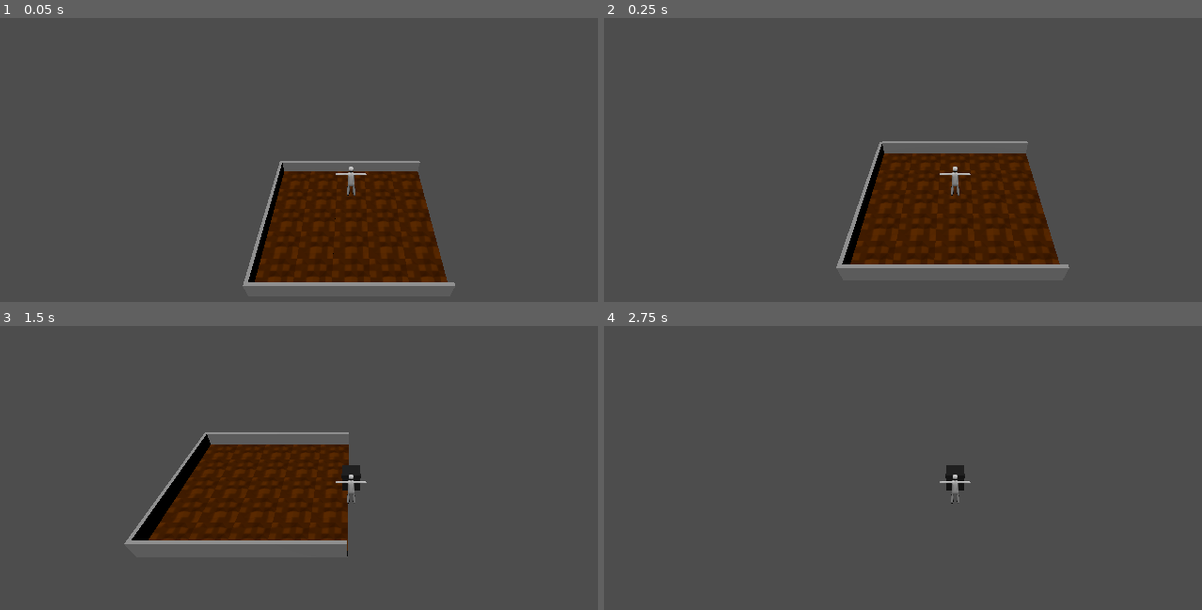
Above: before the commit, frames 1-4 (two rows, left to right).
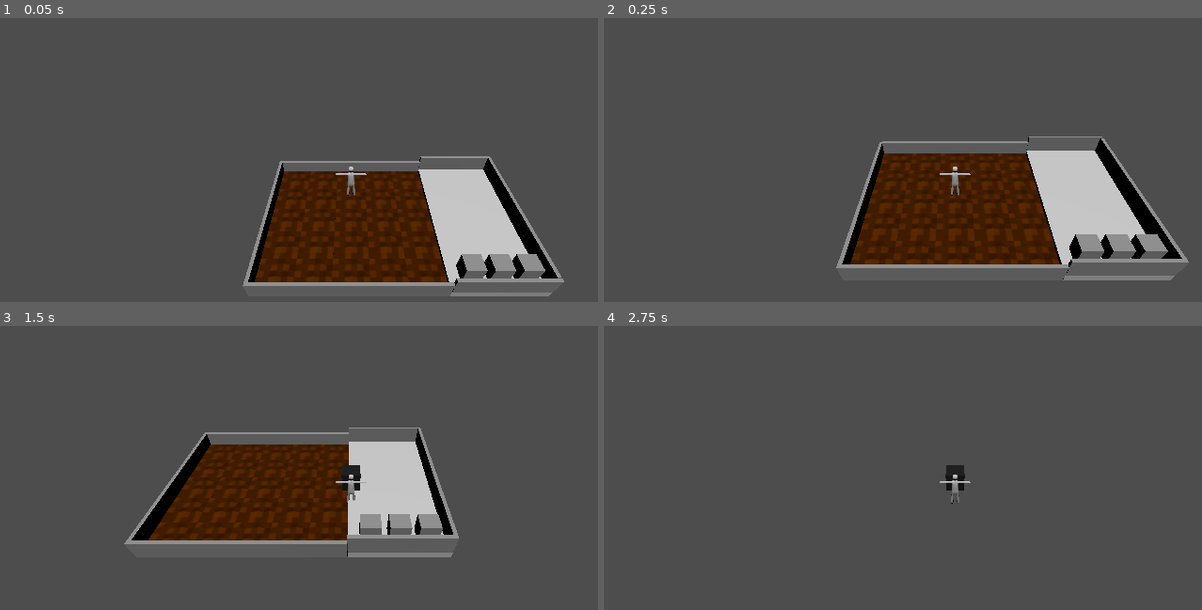
Above: after the commit, the same moments.

Repository: mswieboda/plots-llc
Game: Godot game, scene res://scenes/main.tscn
Same seed, same stepped clock (60 frames per second), same inputs: the game is played once before the commit and once after it.
Inputs:
- Up to frame 1 (0.05 s): no input
- Up to frame 2 (0.25 s): no input
- Up to frame 3 (1.5 s): hold D (right) 0.53-1.28 s; hold E (action) 0.53-1.28 s; hold S (down) from 1.28 s (still down); tap M (test_module) at 1.35 s
- Up to frame 4 (2.75 s): release S (down) at 2.03 s; hold D (right) from 2.03 s (still down); hold E (action) from 2.03 s (still down)

The runs differ from the first frame. In frame 1, 6.7% of the frame differs, in the area x 69-95%, y 48-99%; in frame 2, 7.3%, in the area x 70-98%, y 41-93%; in frame 3, 5.3%; in frame 4, nothing differs.

Commit message:
updated living room and added it to Main

Diff:
--- a/scenes/main.tscn
+++ b/scenes/main.tscn
@@ -1,8 +1,9 @@
-[gd_scene load_steps=4 format=3 uid="uid://cnxy45wvdy0mc"]
+[gd_scene load_steps=5 format=3 uid="uid://cnxy45wvdy0mc"]
 
 [ext_resource type="AudioStream" uid="uid://mqefo4s4jeoi" path="res://assets/music/chill.mp3" id="1_21fd3"]
 [ext_resource type="PackedScene" uid="uid://c2kwkhbhphv37" path="res://objs/player.tscn" id="2_q32cp"]
-[ext_resource type="PackedScene" uid="uid://bqa20lrsf8uht" path="res://objs/rooms.tscn" id="3_16k1e"]
+[ext_resource type="PackedScene" path="res://objs/rooms.tscn" id="3_16k1e"]
+[ext_resource type="PackedScene" uid="uid://dk4akh4tvhjit" path="res://assets/models/level/living_room.dae" id="4_0k7db"]
 
 [node name="main" type="Node3D"]
 
@@ -18,3 +19,5 @@
 transform = Transform3D(1, 0, 0, 0, 1, 0, 0, 0, 1, 0, 2.17679, 0)
 
 [node name="rooms" parent="." instance=ExtResource("3_16k1e")]
+
+[node name="living_room" parent="." instance=ExtResource("4_0k7db")]
Not shown, changed: assets/models/level/living_room.dae
Not shown: 1 places in objs/rooms.tscn that only renumber resources
